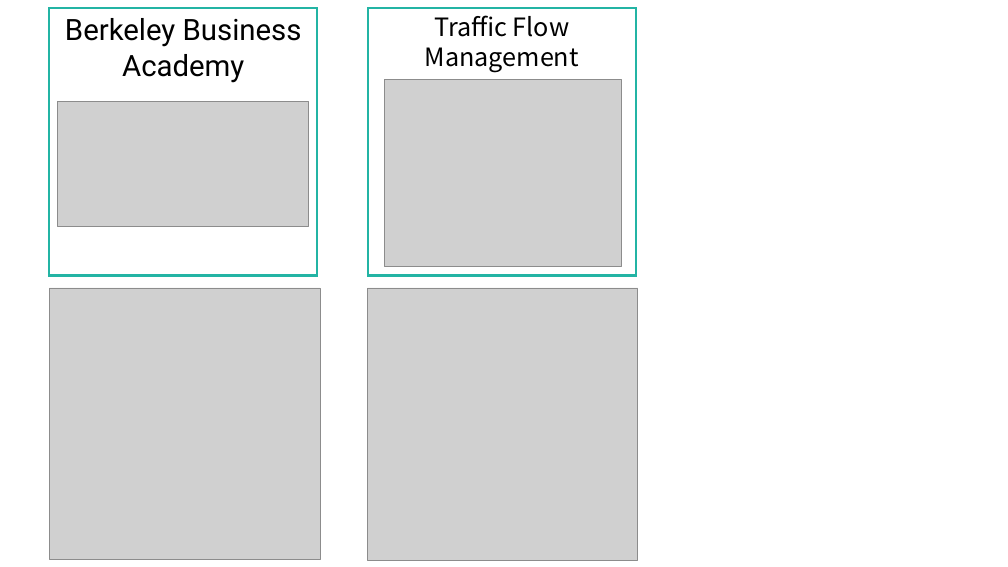
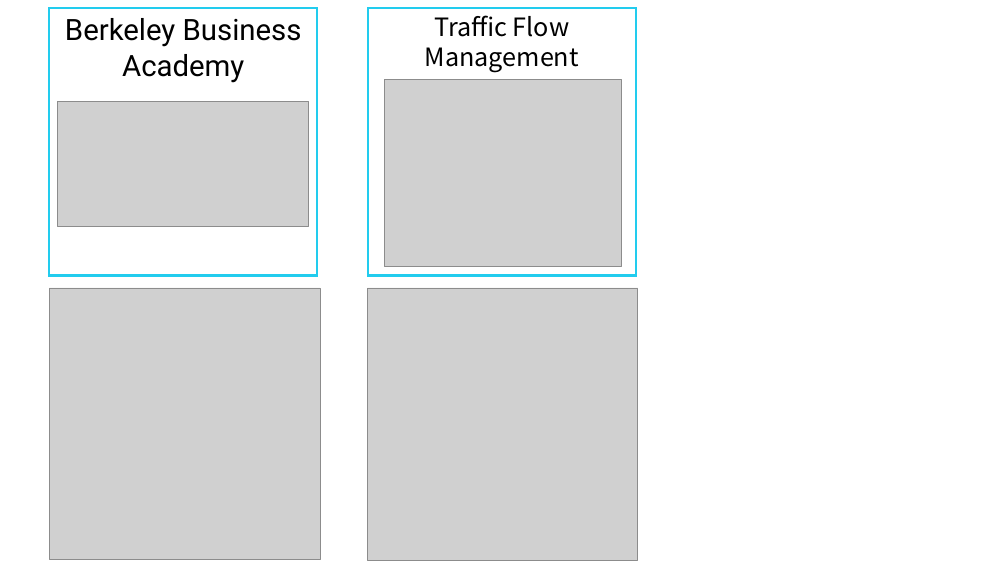
Before and after one commit to pransudash/pransudash.github.io, a slide deck: slide 2 of portfolio_img/portfolio.pptx. Drawn at 1008x567 pixels with LibreOffice and Linux fonts; fonts in the diff are those of the drawing; grey boxes stand for pictures. Boxes give left, top, right and bottom in pixels: in the first picture for what was removed or moved away, otherwise in the second. Text is boxed around its words. In the diff, an @@ line names an element or a change of style, - is before the commit and + after.

```diff
--- a/portfolio_img/portfolio.pptx
+++ b/portfolio_img/portfolio.pptx
@@ rectangle at [49, 8, 317, 275]: outline #23B4A4 2.25 pt to #22CCEE 2.25 pt @@
@@ rectangle at [368, 8, 636, 275]: outline #23B4A4 2.25 pt to #22CCEE 2.25 pt @@
```
Also in this commit, not shown: 2 other slides changed, 10 other files.
